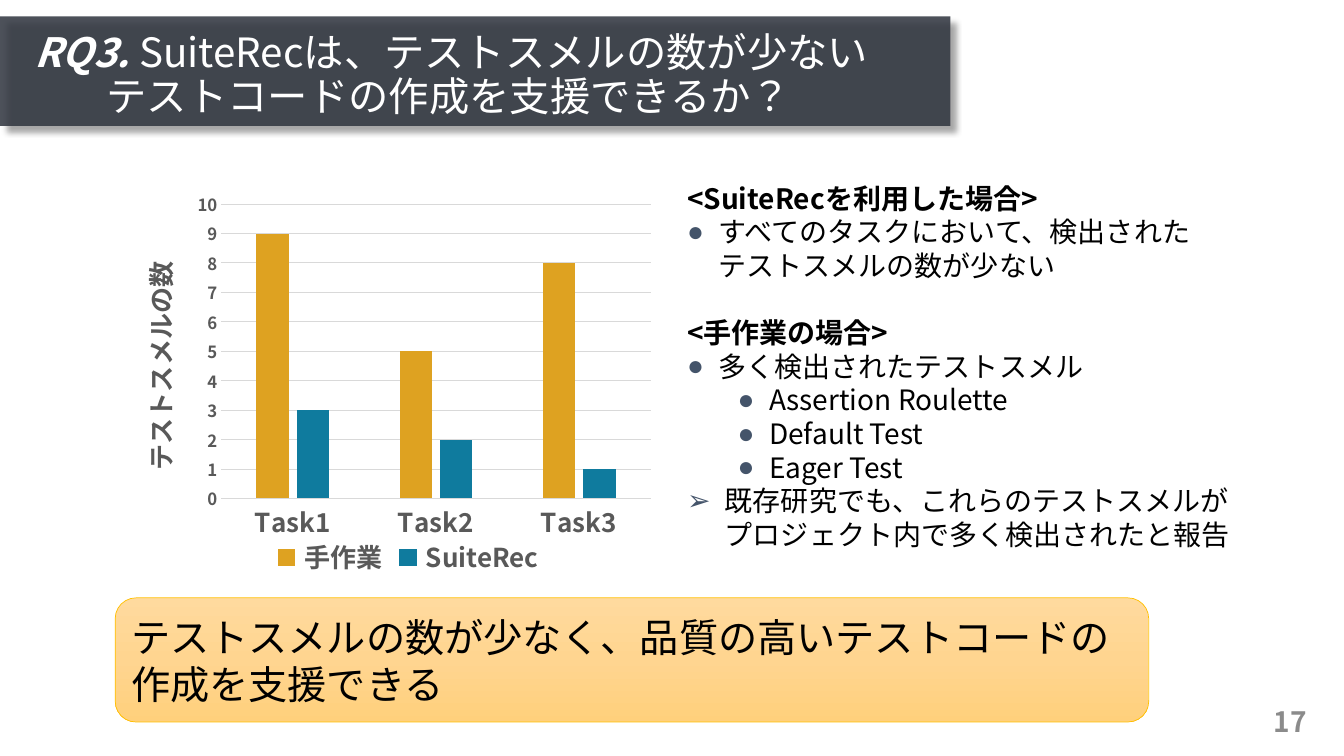
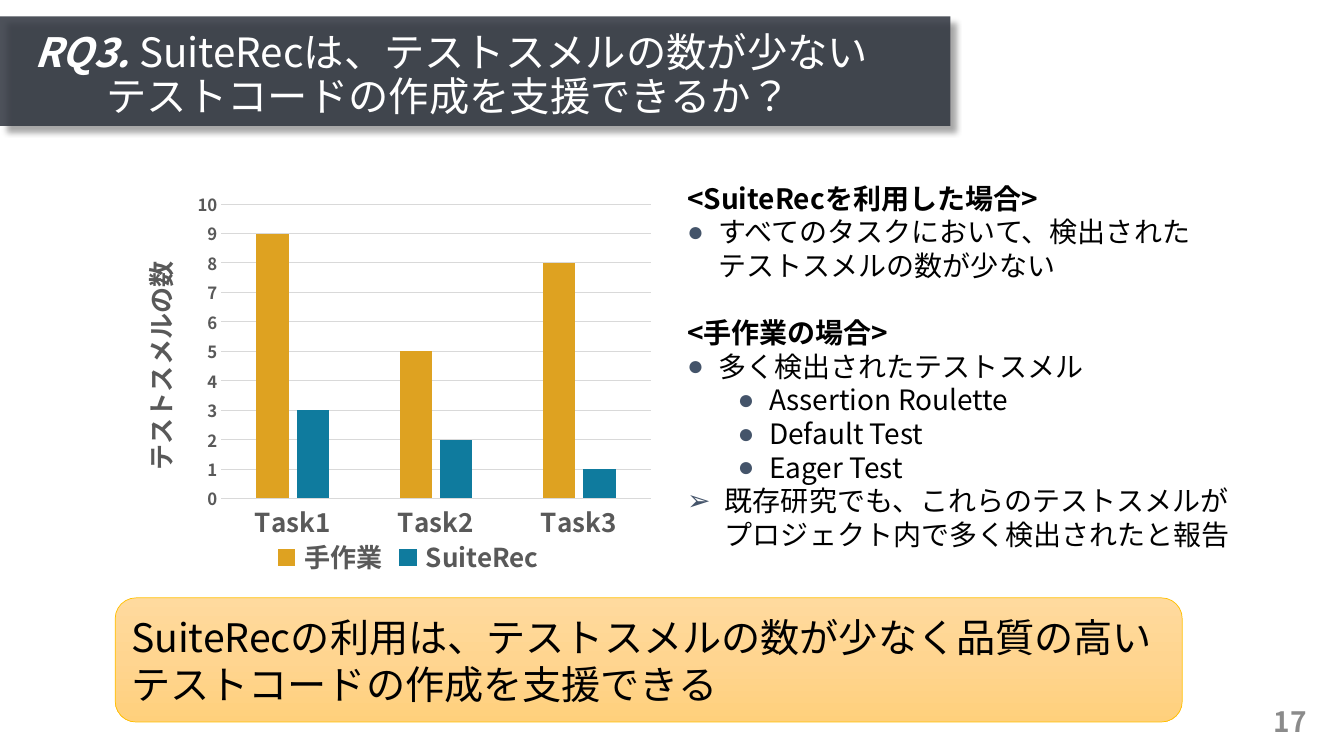
Before and after one commit to ryosuke-ku/mthesis2020-pre, a slide deck: slide 17 of presentation_kurachi.pptx. Drawn at 1344x756 pixels with LibreOffice and Linux fonts; fonts in the diff are those of the drawing. Boxes give left, top, right and bottom in pixels: in the first picture for what was removed or moved away, otherwise in the second. Text is boxed around its words. In the diff, an @@ line names an element or a change of style, - is before the commit and + after.

```diff
--- a/presentation_kurachi.pptx
+++ b/presentation_kurachi.pptx
@@ rounded rectangle "SuiteRecの利用は、テストスメルの数が少なく品質の高いテストコードの作成を支援できる": place and size @@
-rounded rectangle "SuiteRecの利用は、テストスメルの数が少なく品質の高いテストコードの作成を支援できる" at [115,598,1148,722]
+rounded rectangle "SuiteRecの利用は、テストスメルの数が少なく品質の高いテストコードの作成を支援できる" at [115,598,1183,722]
@@ text in rounded rectangle at [131,619,1152,702]: text changed @@
-テストスメルの数が少なく、品質の高いテストコードの作成を支援できる
+SuiteRecの利用は、テストスメルの数が少なく品質の高いテストコードの作成を支援できる
```
Also in this commit, not shown: 6 other slides changed, 1 slide added.
